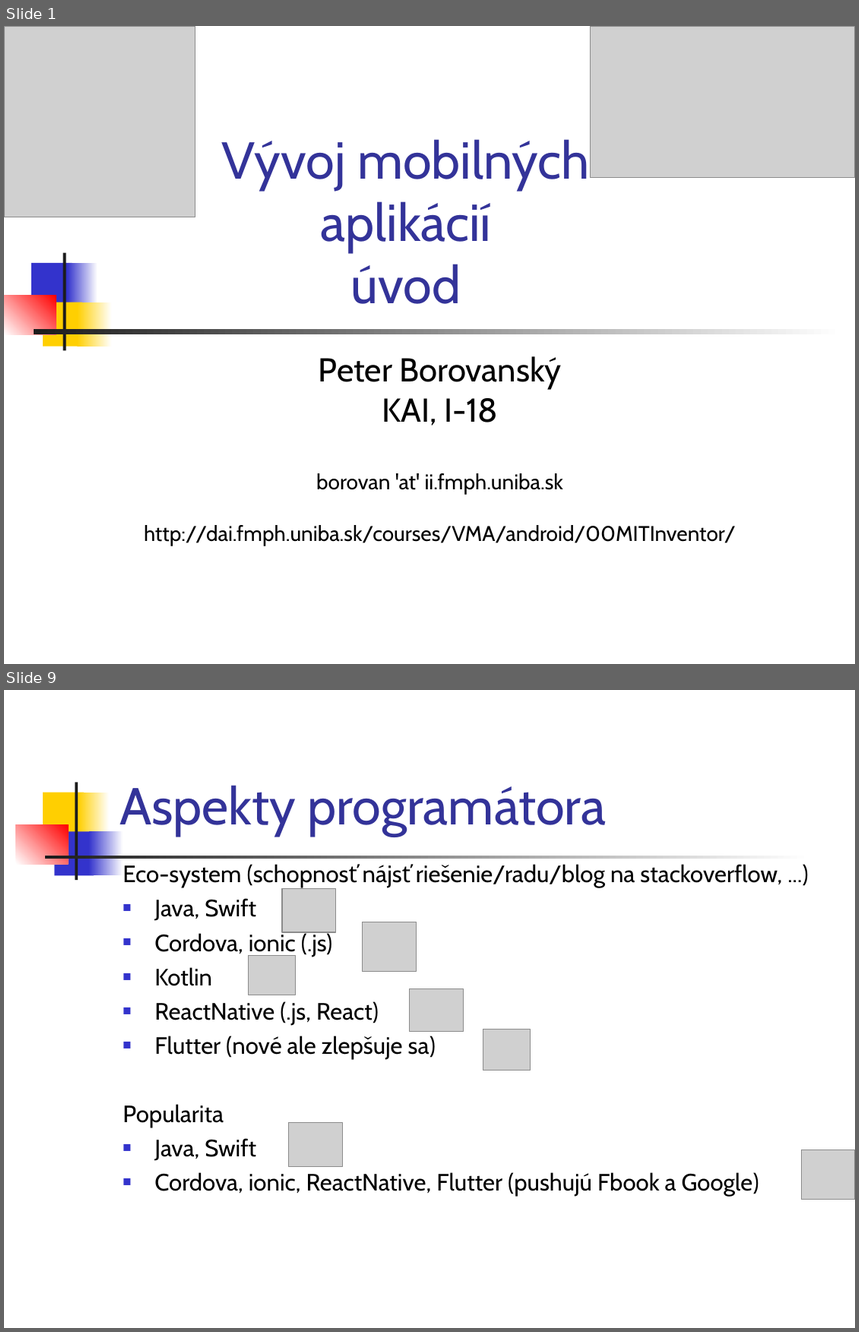
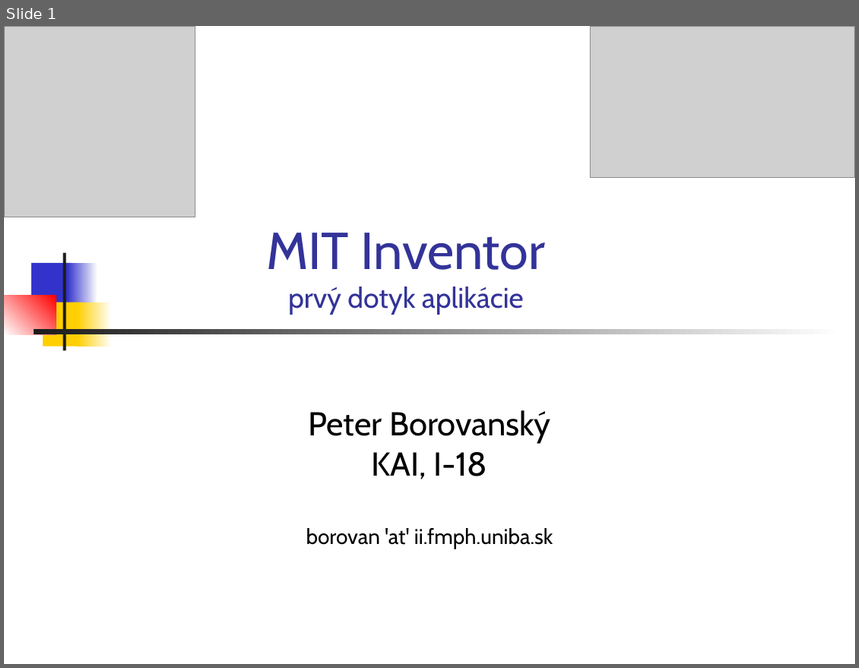
Before and after one commit to vmandro/Prednasky, a slide deck: 01/01_MIT.ppt. Shown one above the other, each under a label of ours: slides 1 and 9 before the commit, slide 1 after it; the slides between them are not shown. The pictures are 859x1332 and 859x668 pixels, drawn with LibreOffice and Linux fonts; fonts in the diff are those of the drawing; grey boxes stand for pictures. Boxes give left, top, right and bottom in pixels: in the first picture for what was removed or moved away, otherwise in the second. Text is boxed around its words. In the diff, an @@ line names an element or a change of style, - is before the commit and + after.

```diff
--- a/01/01_MIT.ppt
+++ b/01/01_MIT.ppt
@@ slide 9 removed at (4,690,855,1328), background #FFFFFF @@
@@ rectangle removed at (44,792,84,837) @@
@@ rectangle removed at (75,782,77,880) @@
@@ rectangle removed at (79,792,110,837) @@
@@ title removed at (120,785,606,836) @@
-Aspekty programátora
@@ rectangle removed at (16,825,68,863) @@
@@ rectangle removed at (54,831,94,875) @@
@@ rectangle removed at (89,831,123,875) @@
@@ rectangle removed at (45,856,811,859) @@
@@ text removed at (123,864,782,1197) @@
-Eco-system (schopnosť nájsť riešenie/radu/blog na stackoverflow, ...)
-■ Java, Swift
-■ Cordova, ionic (.js)
-■ Kotlin
-■ ReactNative (.js, React)
-■ Flutter (nové ale zlepšuje sa)
-Popularita
-■ Java, Swift
-■ Cordova, ionic, ReactNative, Flutter (pushujú Fbook a Google)
@@ picture removed at (282,888,336,932) @@
@@ picture removed at (363,923,416,972) @@
@@ picture removed at (248,955,295,996) @@
@@ picture removed at (409,989,463,1031) @@
@@ picture removed at (484,1030,530,1071) @@
@@ picture removed at (289,1123,343,1167) @@
@@ picture removed at (801,1150,855,1199) @@
@@ slide 1 changed as well @@
@@ title at (266,233,546,315): text changed; size 44 to 24 pt @@
-Vývoj mobilných aplikácií
-úvod
+MIT Inventor
+prvý dotyk aplikácie
@@ subtitle "Peter Borovanský": place and size @@
-subtitle "Peter Borovanský" at (144,357,736,547)
+subtitle "Peter Borovanský" at (306,411,553,549)
@@ subtitle at (144,525,736,547): paragraph removed @@
-http://dai.fmph.uniba.sk/courses/VMA/android/00MITInventor/
```
Also in this commit, not shown: 30 slides added, 14 other slides removed, 3 other files.
